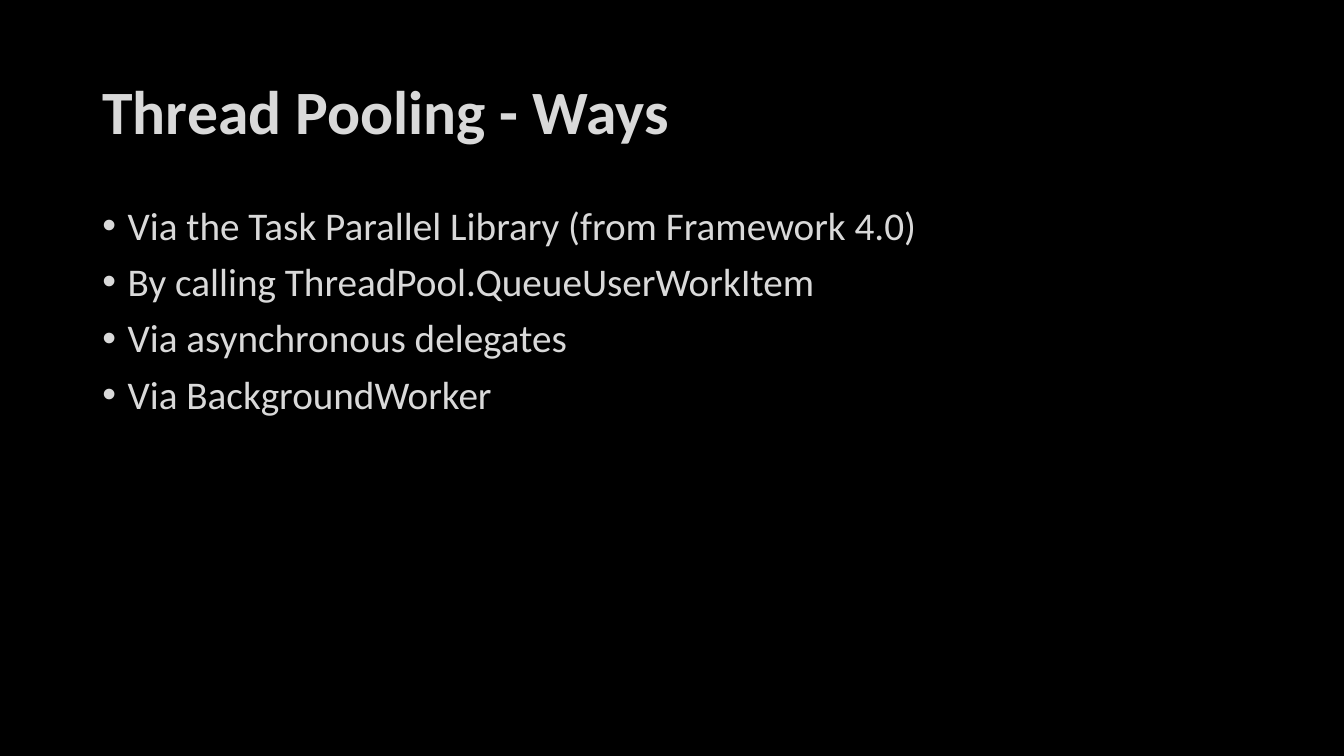
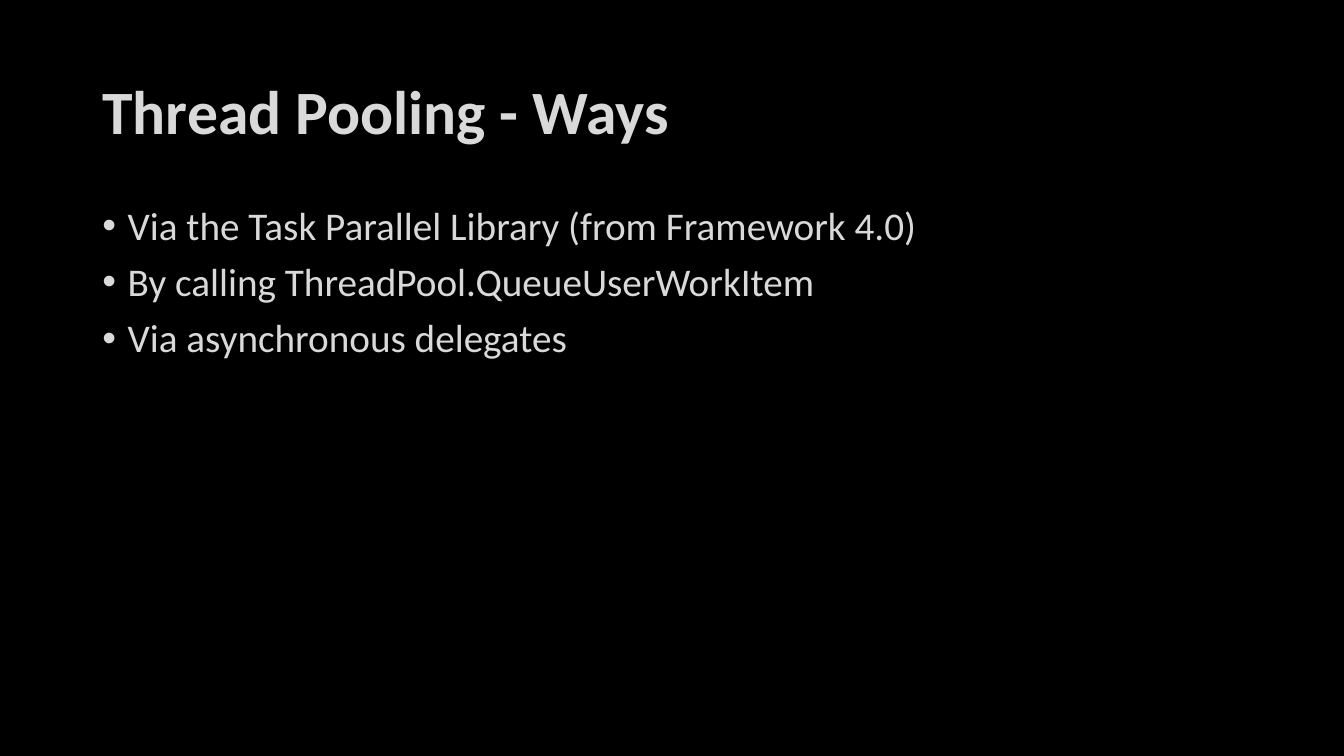
Before and after one commit to tolltech/it-curse, a slide deck: slide 20 of multithreading/multithreading.pptx. Drawn at 1344x756 pixels with LibreOffice and Linux fonts; fonts in the diff are those of the drawing. Boxes give left, top, right and bottom in pixels: in the first picture for what was removed or moved away, otherwise in the second. Text is boxed around its words. In the diff, an @@ line names an element or a change of style, - is before the commit and + after.

```diff
--- a/multithreading/multithreading.pptx
+++ b/multithreading/multithreading.pptx
@@ text at bbox=[128, 381, 491, 416]: paragraph removed @@
-• Via BackgroundWorker
```
Also in this commit, not shown: 6 slides added.
